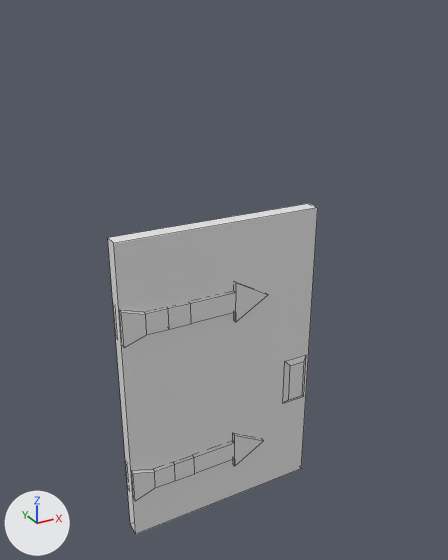
One commit to the FBX model JulietteSortDeSaChambre/Assets/MODELS/OBJETS/door.fbx: the scene before it, then after it.
Rendered twice from a camera (50 mm lens) standing at (-3.22, -5.94, 4.23) and looking at (0.07, 0.04, 1.24). Lighting does not change. The marker at lower left points along +X, +Y and +Z. Mesh edges are drawn as thin lines. Where no turn or scale is listed for an object, it has been applied to the vertices.
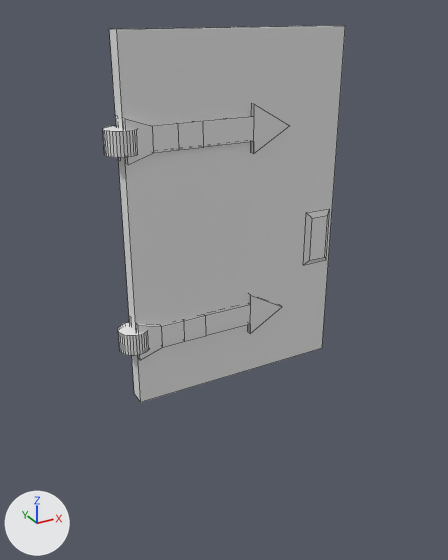
What differs and where, as boxes (x1, y1, x2, y2) in the pictures (448 x 560 px; the box of a moved part takes in the faces that stretch with it):
'Cube.001', reshaped, moved (15% wider, 14% taller)
    before: (108, 204, 318, 534)
    after: (103, 26, 345, 402)
part 1 of me_cube_001, moved or reshaped
    before: (283, 355, 306, 403)
    after: (303, 209, 330, 265)
part 2 of me_cube_001, moved or reshaped
    before: (120, 282, 268, 347)
    after: (124, 104, 289, 165)
part 3 of me_cube_001, moved or reshaped
    before: (132, 434, 264, 501)
    after: (137, 294, 282, 360)
part 4 of me_cube_001, moved or reshaped
    before: (108, 204, 318, 534)
    after: (109, 26, 345, 402)
part 5 of me_cube_001, added
    after: (103, 126, 137, 158)
part 6 of me_cube_001, added
    after: (118, 322, 148, 356)

What the commit changed:
me_cube_001 has 128 vertices, 118 faces and spans x -0.16..2.44, y -0.04..0.25, z -3.0..1.0.
me_cube_001 is used by ob_cube_001; location (-1.14, -0.11, 1.0).
me_cube_001 part 1: the loose piece of 8 vertices spanning x 2.06..2.41, y -0.04..0.01, z -1.72..-1.05 is moved by (0.16, -0.11, 0.91).
me_cube_001 part 2: the loose piece of 26 vertices spanning x -0.14..1.74, y -0.03..0.03, z -0.26..0.26 is moved by (0.16, -0.11, 0.91).
me_cube_001 part 3: the loose piece of 26 vertices spanning x -0.14..1.74, y -0.03..0.03, z -2.46..-1.94 is moved by (0.16, -0.11, 0.91).
me_cube_001 part 4: the loose piece of 8 vertices spanning x -0.16..2.44, y 0.01..0.21, z -3.0..1.0 is moved by (0.16, -0.11, 0.91).
me_cube_001 part 5: a new loose piece, a 32-sided cylinder along z spanning x -0.16..0.18, y -0.17..0.17, z 0.78..1.02, in mat_door (white #e7e7e7).
me_cube_001 part 6: a new loose piece, a 32-sided cylinder along z spanning x -0.16..0.18, y -0.17..0.17, z -1.41..-1.17, in mat_door (white #e7e7e7).
Object 'Cube.001' (ob_cube_001) moves from (-1.14, -0.11, 1.0) to (-1.16, -0.1, 2.14).
